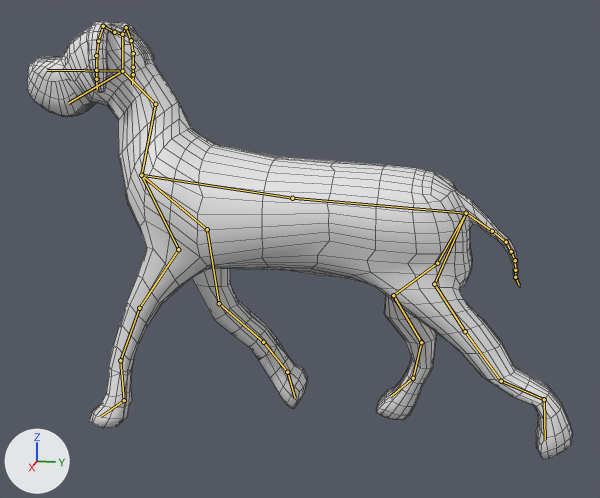
One commit to the Blender file Assets/Blender Models/TestBlenderRig/V5.blend: the scene before it, then after it.
Rendered twice from a 50 mm camera at (6.99, 1.78, 1.46) aimed at (0.01, 0.39, -0.28). Arrows for +X, +Y and +Z are at lower left; the lights stay in place. Both versions are drawn at frame 7 of the action 'ArmatureAction'; the numbers are the values there. The bones that bend it are drawn over the model as lines. Mesh edges are drawn as thin lines.

Objects in the first picture: 'Body'.
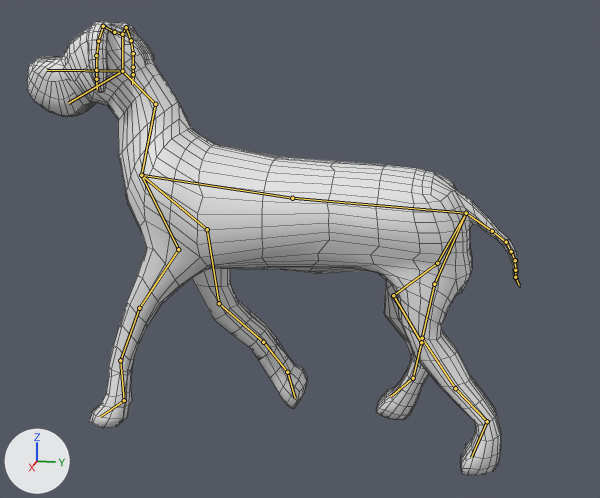
Changed parts and their boxes (x1, y1, x2, y2) in the pictures (600 x 498 px):
'Body', posed (10% narrower)
    before: (27, 21, 573, 459)
    after: (27, 21, 520, 476)
bone 'backstifle.l', root to tip
    before: (434, 284) to (465, 331)
    after: (434, 284) to (422, 338)
bone 'backleftelbow.l', root to tip
    before: (465, 331) to (501, 381)
    after: (422, 338) to (455, 388)
bone 'backleftcarpal.l', root to tip
    before: (501, 381) to (544, 399)
    after: (455, 388) to (487, 421)

Diff of the bpy script that builds the scene:
```diff
--- a/Assets/Blender Models/TestBlenderRig/V5.blend.py
+++ b/Assets/Blender Models/TestBlenderRig/V5.blend.py
@@ bone_backstifle_l @@
 bone_backstifle_l = bpy.data.objects['Armature'].pose.bones['backstifle.l']  # child of 'backhip.l'
-bone_backstifle_l.rotation_quaternion = (0.991, 0.091, -0.102, 0.043)  # degrees (10, -12, 4)
+bone_backstifle_l.rotation_quaternion = (0.956, -0.261, -0.025, -0.062)  # degrees (-30, -5, -6)
@@ bone_backleftelbow_l @@
 bone_backleftelbow_l = bpy.data.objects['Armature'].pose.bones['backleftelbow.l']  # child of 'backstifle.l'
-bone_backleftelbow_l.rotation_quaternion = (0.988, -0.066, 0.062, -0.061)  # degrees (-8, 7, -7)
+bone_backleftelbow_l.rotation_quaternion = (0.923, 0.263, 0.035, 0.032)  # degrees (32, 3, 5)
@@ bone_backleftcarpal_l @@
 bone_backleftcarpal_l = bpy.data.objects['Armature'].pose.bones['backleftcarpal.l']  # child of 'backleftelbow.l'
-bone_backleftcarpal_l.rotation_quaternion = (0.913, 0.401, 0.023, 0.158)  # degrees (47, -5, 18)
+bone_backleftcarpal_l.rotation_quaternion = (0.909, 0.22, 0.021, 0.088)  # degrees (27, 0, 11)
```
